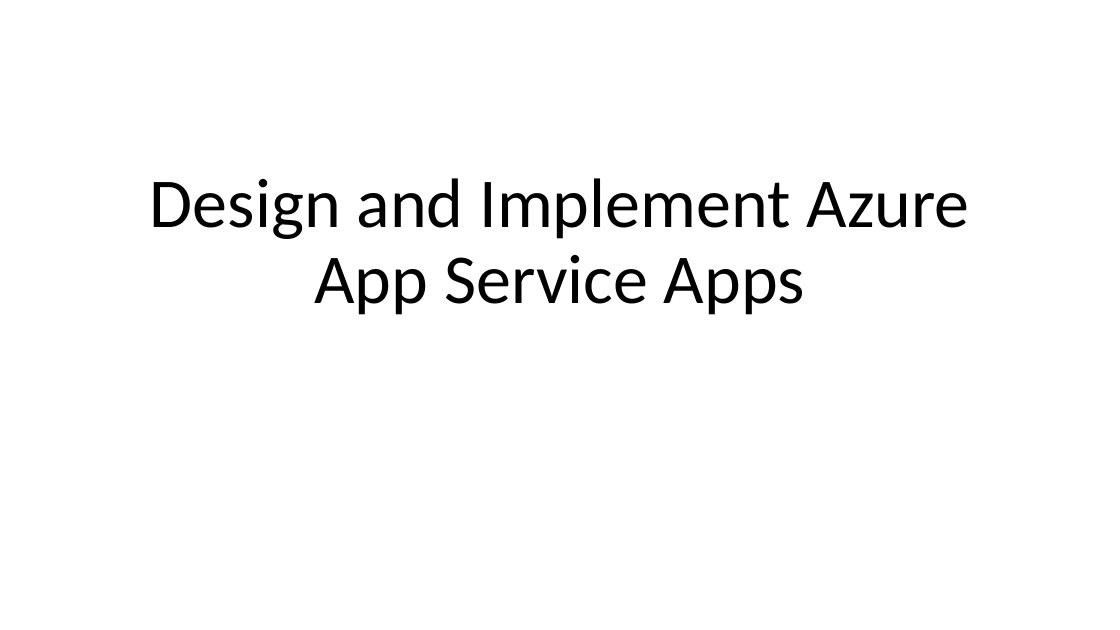
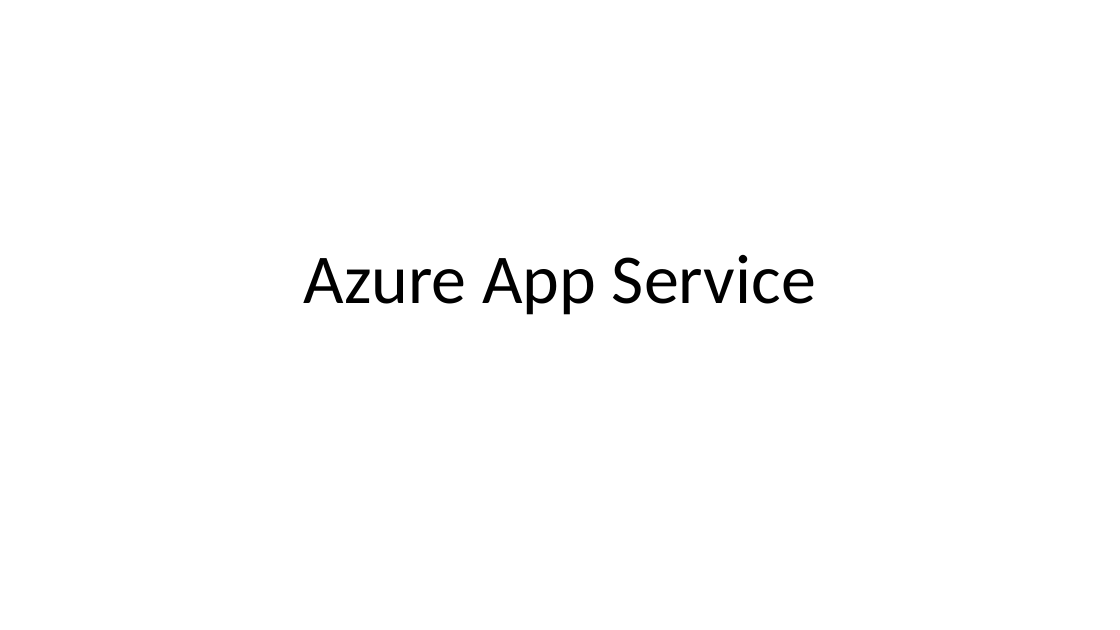
Before and after one commit to adnane-habib/11Feb-AZ104, a slide deck: slide 1 of Design and Implement Azure App Service Apps.pptx. Drawn at 1120x630 pixels with LibreOffice and Linux fonts; fonts in the diff are those of the drawing. Boxes give left, top, right and bottom in pixels: in the first picture for what was removed or moved away, otherwise in the second. Text is boxed around its words. In the diff, an @@ line names an element or a change of style, - is before the commit and + after.

```diff
--- a/Design and Implement Azure App Service Apps.pptx
+++ b/Design and Implement Azure App Service Apps.pptx
@@ title at (x1=304, y1=255, x2=816, y2=315): text changed @@
-Design and Implement Azure App Service Apps
+Azure App Service
```
Also in this commit, not shown: 6 other slides changed, 5 slides added.
